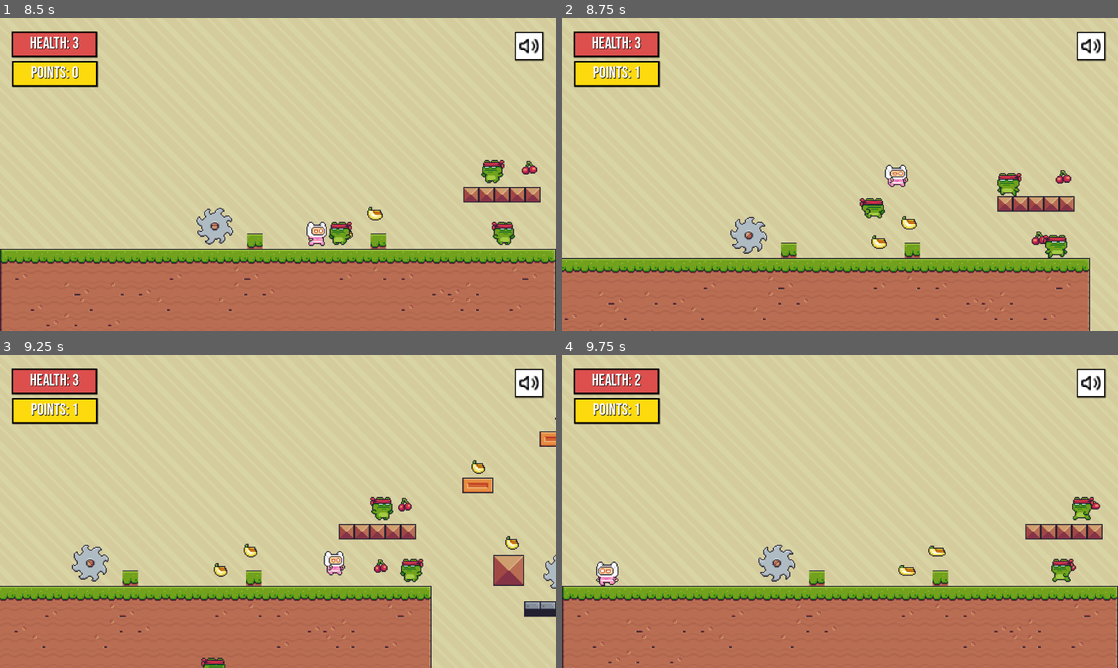
Above: before the commit, frames 1-4 (two rows, left to right).
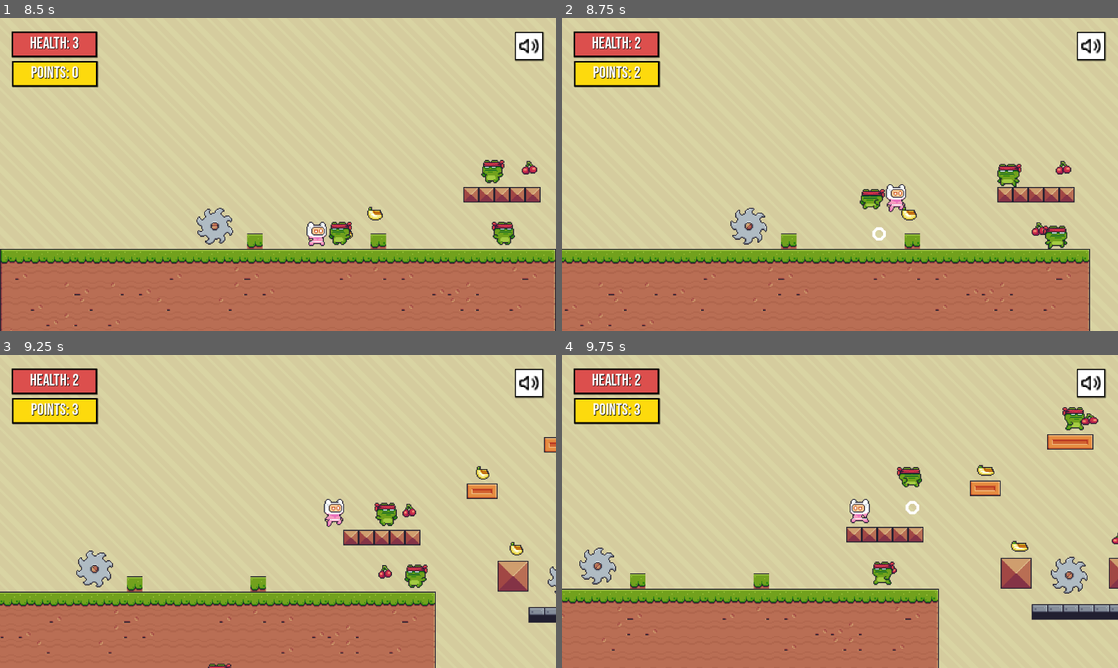
Above: after the commit, the same moments.

Repository: zyguel/Finks-Revenge
Game: Godot game, scene res://scenes/screen/main_menu.tscn
The game is run twice, just before and just after one commit, with the same random seed, the same clock (stepped at 60 frames per second) and the same inputs.
Inputs (mouse positions are in pixels of both pictures, inside the frame that each line leads up to):
- Up to frame 1 (8.5 s): click "PLAY" at 0.5 s; click "PLAY" at 1.25 s; tap Enter at 2, 3.5, 5 s; move the mouse to (250, 237) at 2.02 s; hold D (move_right) 2.03-3.53 s; tap Space (jump) at 2.27, 2.75, 3.02, 4.25, 4.52, 5.27, 5.75, 6.02, 7.52, 8.27 s; move the mouse to (444, 221) at 2.77 s; move the mouse to (111, 127) at 3.52 s; hold A (move_left) 3.53-5.78 s; move the mouse to (305, 174) at 4.27 s; move the mouse to (194, 96) at 5.02 s; move the mouse to (400, 158) at 5.77 s; hold D (move_right) from 5.78 s (still down); move the mouse to (166, 190) at 6.52 s; move the mouse to (333, 105) at 7.27 s; move the mouse to (250, 237) at 8.02 s
- Up to frame 2 (8.75 s): keep holding D (move_right)
- Up to frame 3 (9.25 s): keep holding D (move_right); move the mouse to (444, 558) at 8.77 s; tap Space (jump) at 9.02 s
- Up to frame 4 (9.75 s): move the mouse to (673, 464) at 9.52 s; release D (move_right) at 9.53 s; hold A (move_left) from 9.53 s (still down)

Frame 1 is identical in both runs. In frame 2, 11% of the frame differs, in the area x 0-95%, y 6-100%; in frame 3, 10%; in frame 4, 18%, in the area x 0-100%, y 15-100%.
Error in both runs: Cannot call method 'change_scene_to_packed' on a null value. (res://scripts/main_menu.gd:14)

Commit message:
Respawn, Mute, and more

Diff:
--- a/scripts/Frog.gd
+++ b/scripts/Frog.gd
@@ -36,14 +36,14 @@
 # Functions that checks if the player has entered the area of the player
 func _on_frog_hitbox_body_entered(body):
 	if body is Player:
+		body.velocity.y = JUMP_VELOCITY
 		Global.addpoints()
 		death_ani()
 
 # Rework needed
 func _on_frog_attack_body_entered(body):
 	if body is Player:
-		body.velocity.y = JUMP_VELOCITY
-		body.die()
+		Global.damage()
 		death_ani()
 
 func death_ani():
